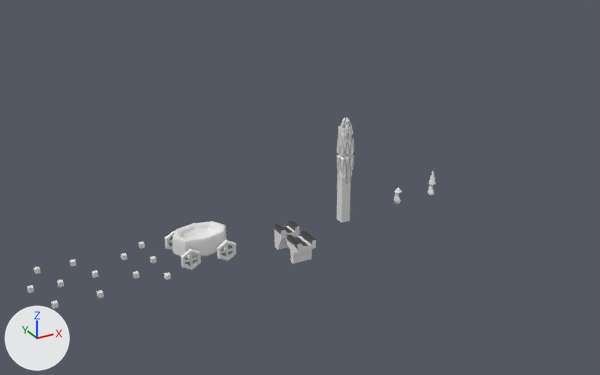
The Blender file raw/props.blend, before and after one commit.
Both versions are drawn from a 50 mm lens placed at (-182.8, -292.0, 163.7), pointed at (-22.0, 0.3, 17.6). The axes (+X, +Y, +Z) are drawn at lower left. The lights are the same throughout.

Before the edit, the objects in view are built like this:
```python
me_carriermesh_001 = bpy.data.meshes.new('CarrierMesh.001')
me_carriermesh_001.from_pydata(...)  # 280 vertices, 276 faces; spans x -1.61..1.89, y -1.95..1.57, z -1.63..11.88
me_cube_001 = bpy.data.meshes.new('Cube.001')
me_cube_001.from_pydata(...)  # a box spanning x -1.0..1.0, y -1.0..1.0, z -1.0..19.7
me_tree = bpy.data.meshes.new('Tree')
me_tree.from_pydata(...)  # 290 vertices, 326 faces; spans x -3.4..4.2, y -3.9..3.9, z -1.0..47.4
me_tree.materials.append(mat_material)  # white #e7e7e7
ob_cube = bpy.data.objects.new('Cube', me_cube_001)
ob_cube.location = (0.2, -0.2, -1.0)
ob_cube.scale = (2.17, 2.17, 2.17)
ob_icosphere_002 = bpy.data.objects.new('Icosphere.002', me_carriermesh_001)
ob_icosphere_002.location = (50.0, -0.1, 0.0)
ob_tree = bpy.data.objects.new('Tree', me_tree)
ob_tree.parent = ob_empty
ob_tree.matrix_parent_inverse = Matrix(((1.0, 0.0, 0.0, -0.153), (0.0, 1.0, 0.0, -0.0404), (0.0, 0.0, 1.0, 0.0), (0.0, 0.0, 0.0, 1.0)))
ob_tree.location = (0.153, 0.0404, 0.0)
# also in view: 'BridgeMiddle' at (-30.0, -15.2, -3.5); 'cart' at (-70.0, 0.0, 3.7)
```
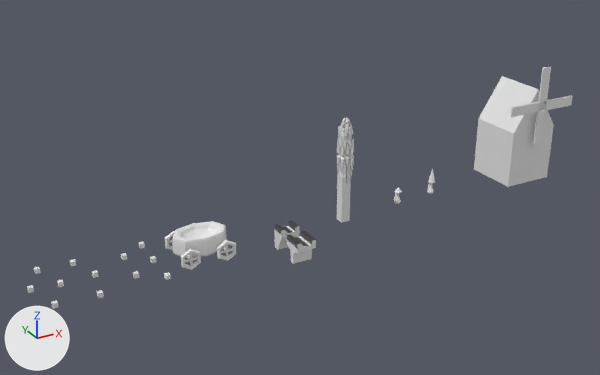
Patch to the scene script:
```diff
--- a/raw/props.blend.py
+++ b/raw/props.blend.py
@@ me_cube_020 @@
+me_cube_020.from_pydata(...)  # a box spanning x -2.3..-0.3, y -1.0..1.0, z -0.9..1.0; a box spanning x 0.3..2.3, y -1.0..1.0, z -0.9..1.0; a box spanning x -0.3..0.3, y -1.0..1.0, z 0.9..7.5; a box spanning x -0.3..0.3, y -1.0..1.0, z -7.5..-1.0
@@ me_cube_019 @@
+me_cube_019.from_pydata(...)  # 18 vertices, 32 faces; spans x -1.0..1.0, y -1.0..1.0, z -1.0..2.72
@@ ob_icosphere_002 @@
 ob_icosphere_002 = bpy.data.objects.new('Icosphere.002', me_carriermesh_001)
-ob_icosphere_002.location = (50.0, -0.1, 0.0)
+ob_icosphere_002.location = (49.8, 0.2, 0.7)
@@ ob_cube_002 @@
+ob_cube_002 = bpy.data.objects.new('Cube.002', me_cube_020)
+ob_cube_002.parent = ob_windmill
+ob_cube_002.matrix_parent_inverse = Matrix(((1.0, 0.0, 0.0, -100.0), (0.0, 1.0, 0.0, 0.0), (0.0, 0.0, 1.0, -13.0), (0.0, 0.0, 0.0, 1.0)))
+ob_cube_002.location = (100.5, -15.78, 53.04)
+ob_cube_002.scale = (8.31, 0.405, 2.54)
@@ ob_windmill @@
+ob_windmill = bpy.data.objects.new('Windmill', None)
+ob_windmill.location = (100.0, 0.0, 0.0)
@@ ob_cube_001 @@
+ob_cube_001 = bpy.data.objects.new('Cube.001', me_cube_019)
+ob_cube_001.parent = ob_windmill
+ob_cube_001.matrix_parent_inverse = Matrix(((1.0, 0.0, 0.0, -100.0), (0.0, 1.0, 0.0, 0.0), (0.0, 0.0, 1.0, -13.0), (0.0, 0.0, 0.0, 1.0)))
+ob_cube_001.location = (100.0, 0.0, 25.78)
+ob_cube_001.scale = (12.9, 12.9, 12.9)
```

Where the change shows, as pixel boxes (x1, y1, x2, y2) in the pictures (600 x 375 px):
'Cube.001', added: after (474, 76, 554, 187)
'Cube.002', added: after (510, 67, 573, 145)
'Icosphere.002', moved: before (428, 171, 436, 196); after (427, 168, 435, 194)
